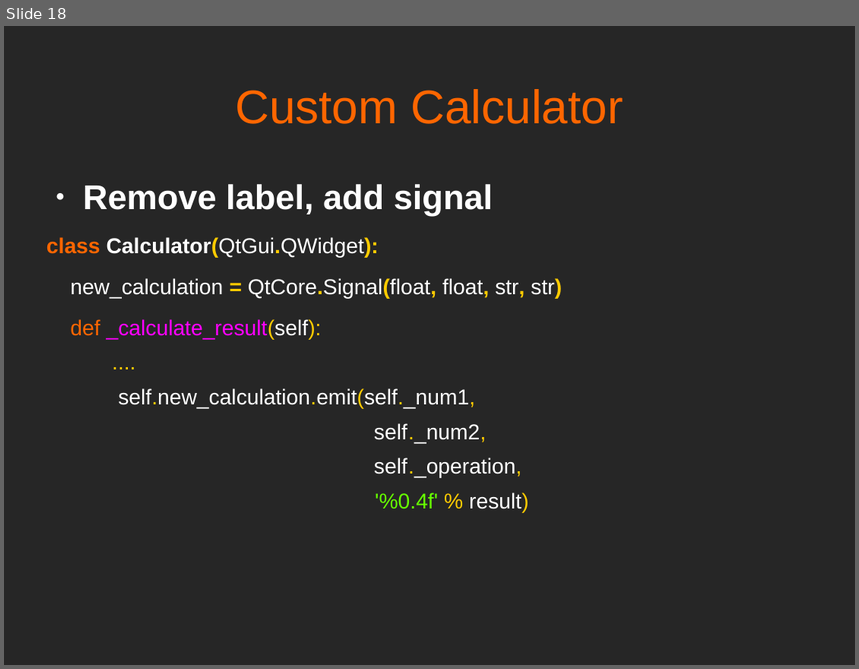
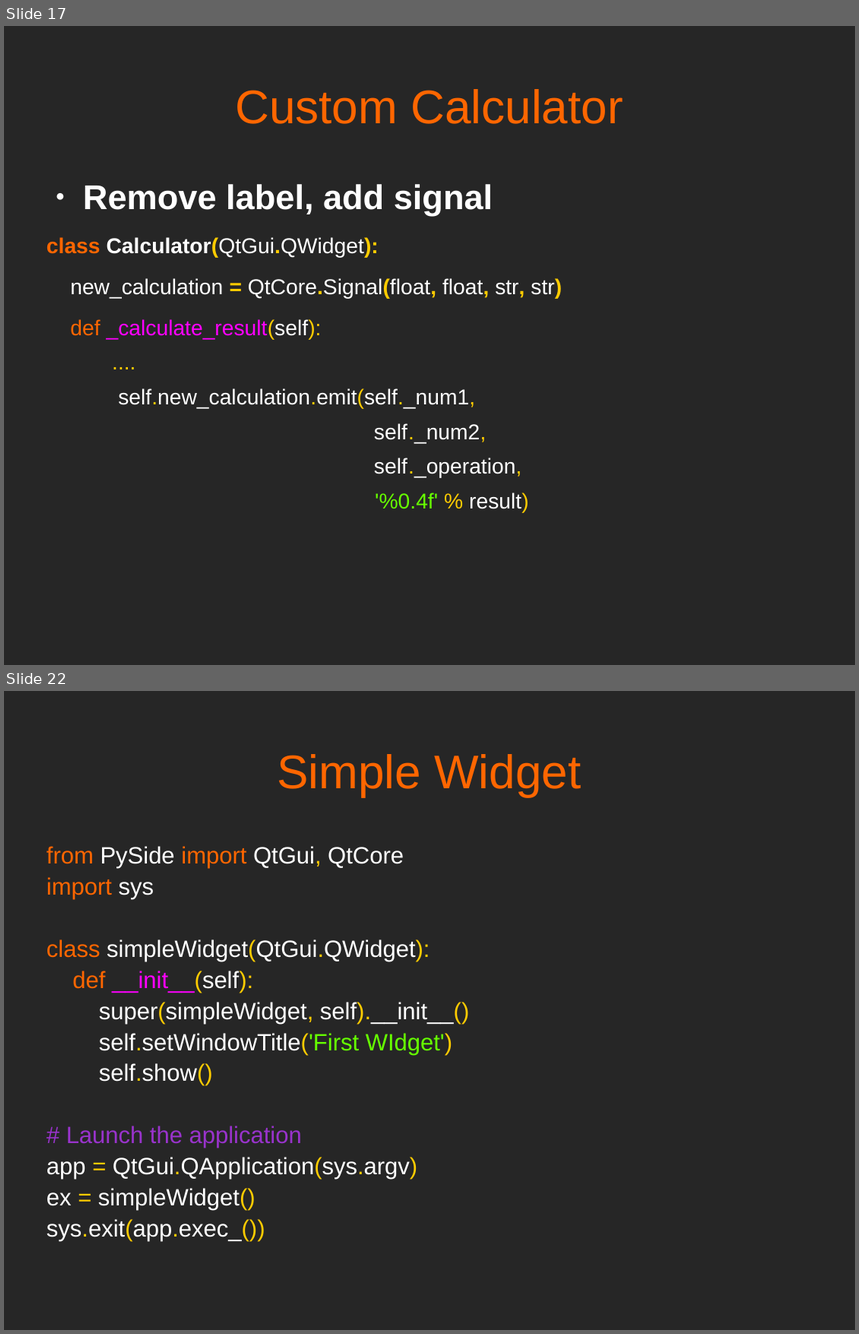
Before and after one commit to mfarhan12/qt-presentation, a slide deck: OPAG QT Presentation.odp. Shown one above the other, each under a label of ours: slide 18 before the commit, slides 17 and 22 after it; the slides between them are not shown. The pictures are 859x669 and 859x1334 pixels, drawn with LibreOffice and Linux fonts; fonts in the diff are those of the drawing. Boxes give left, top, right and bottom in pixels: in the first picture for what was removed or moved away, otherwise in the second. Text is boxed around its words. In the diff, an @@ line names an element or a change of style, - is before the commit and + after.

Commit message:
improved simple plot example, added fft plot

```diff
--- a/OPAG QT Presentation.odp
+++ b/OPAG QT Presentation.odp
@@ slide 22 added at bbox=[4, 691, 855, 1330], background #262626 @@
@@ title added at bbox=[278, 754, 581, 797], 44 pt, text #FF6600 @@
+Simple Widget
@@ text added at bbox=[47, 846, 469, 1241], 22 pt, text #FFFFFF @@
+from PySide import QtGui, QtCore
+import sys
+class simpleWidget(QtGui.QWidget):
+def __init__(self):
+super(simpleWidget, self).__init__()
+self.setWindowTitle('First WIdget')
+self.show()
+# Launch the application
+app = QtGui.QApplication(sys.argv)
+ex = simpleWidget()
+sys.exit(app.exec_())
@@ what was slide 18 is now slide 17 @@
```
Also in this commit, not shown: 4 other slides added, 2 slides removed, 4 other files.
